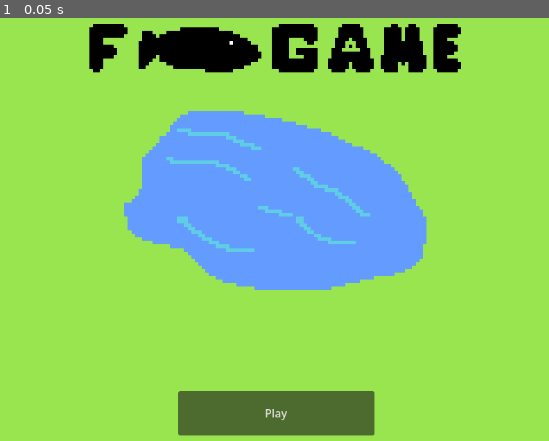
Above: before the commit, frame 1.
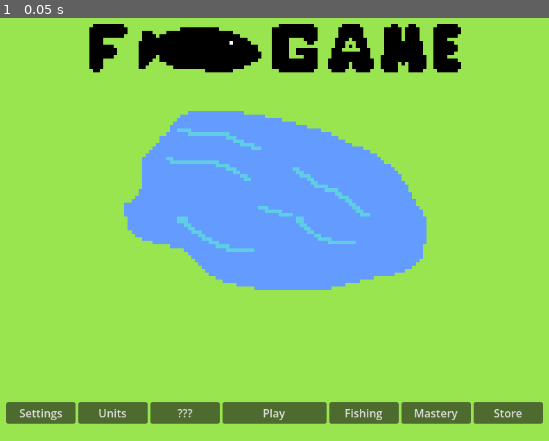
Above: after the commit, the same moment.

Repository: Kingandu/Fish-game
Game: Godot game, scene res://scenes/game.tscn
Same seed, same stepped clock (60 frames per second), same inputs: the game is played once before the commit and once after it.
Inputs:
- Up to frame 1 (0.05 s): no input

The runs differ from the first frame. In frame 1, 5.4% of the frame differs, in the area x 1-99%, y 88-99%.

Commit message:
Main_menu_buttons

Diff:
--- a/scenes/game.tscn
+++ b/scenes/game.tscn
@@ -1,6 +1,6 @@
 [gd_scene format=3 uid="uid://cxvmr1jrmrcnv"]
 
-[ext_resource type="PackedScene" uid="uid://csvhn4uwrc6f1" path="res://scenes/test_button.tscn" id="1_uwrxv"]
+[ext_resource type="PackedScene" uid="uid://csvhn4uwrc6f1" path="res://scenes/main_menu.tscn" id="1_uwrxv"]
 [ext_resource type="PackedScene" uid="uid://3fjap6l4nn4h" path="res://scenes/background.tscn" id="1_yqjtg"]
 
 [node name="Game" type="Node2D" unique_id=58754999]
@@ -10,7 +10,7 @@
 scale = Vector2(5.0614033, 5.0625)
 
 [node name="Button" parent="." unique_id=1421760179 instance=ExtResource("1_uwrxv")]
-offset_left = 440.0
+offset_left = 192.0
 offset_top = 576.0
-offset_right = 723.0
+offset_right = 966.0
 offset_bottom = 640.0
--- /dev/null
+++ b/scenes/main_menu.tscn
@@ -0,0 +1,49 @@
+[gd_scene format=3 uid="uid://csvhn4uwrc6f1"]
+
+[node name="MarginContainer" type="MarginContainer" unique_id=42678268]
+offset_right = 40.0
+offset_bottom = 40.0
+
+[node name="CenterContainer" type="CenterContainer" parent="." unique_id=980823384]
+layout_mode = 2
+
+[node name="HBoxContainer" type="HBoxContainer" parent="CenterContainer" unique_id=456417575]
+layout_mode = 2
+
+[node name="settings" type="Button" parent="CenterContainer/HBoxContainer" unique_id=784709393]
+custom_minimum_size = Vector2(100, 0)
+layout_mode = 2
+text = "Settings
+"
+
+[node name="units" type="Button" parent="CenterContainer/HBoxContainer" unique_id=108354932]
+custom_minimum_size = Vector2(100, 0)
+layout_mode = 2
+text = "Units"
+
+[node name="unknown" type="Button" parent="CenterContainer/HBoxContainer" unique_id=517394890]
+custom_minimum_size = Vector2(100, 0)
+layout_mode = 2
+text = "???"
+
+[node name="play" type="Button" parent="CenterContainer/HBoxContainer" unique_id=1421760179]
+custom_minimum_size = Vector2(150, 0)
+layout_mode = 2
+text = "Play"
+
+[node name="fishing" type="Button" parent="CenterContainer/HBoxContainer" unique_id=1830570935]
+custom_minimum_size = Vector2(100, 0)
+layout_mode = 2
+text = "Fishing
+"
+
+[node name="mastery" type="Button" parent="CenterContainer/HBoxContainer" unique_id=212113975]
+custom_minimum_size = Vector2(100, 0)
+layout_mode = 2
+text = "Mastery
+"
+
+[node name="store" type="Button" parent="CenterContainer/HBoxContainer" unique_id=1611154350]
+custom_minimum_size = Vector2(100, 0)
+layout_mode = 2
+text = "Store"
--- a/scenes/test_button.tscn
+++ /dev/null
@@ -1,6 +0,0 @@
-[gd_scene format=3 uid="uid://csvhn4uwrc6f1"]
-
-[node name="Button" type="Button" unique_id=1421760179]
-offset_right = 283.0
-offset_bottom = 41.0
-text = "Play"
